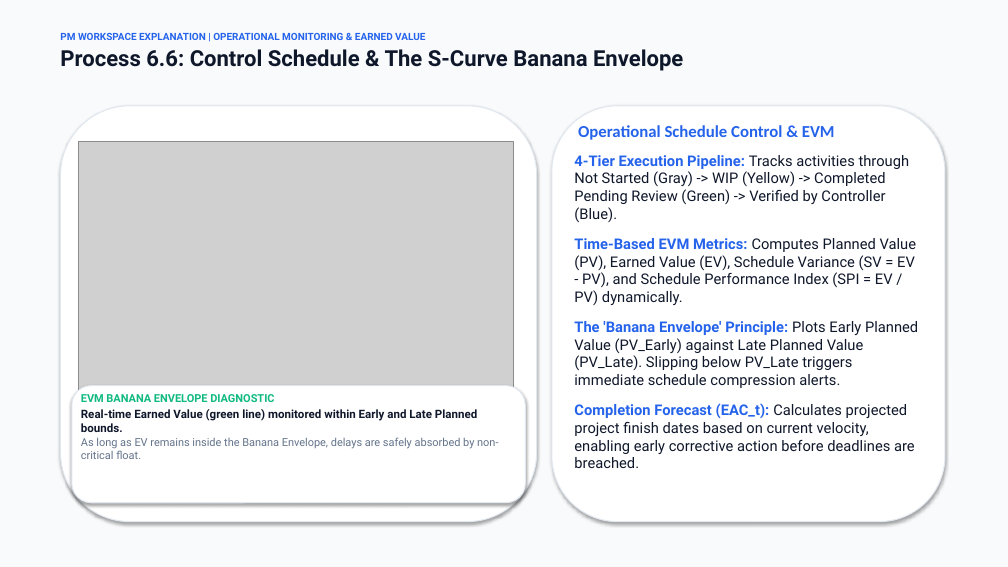
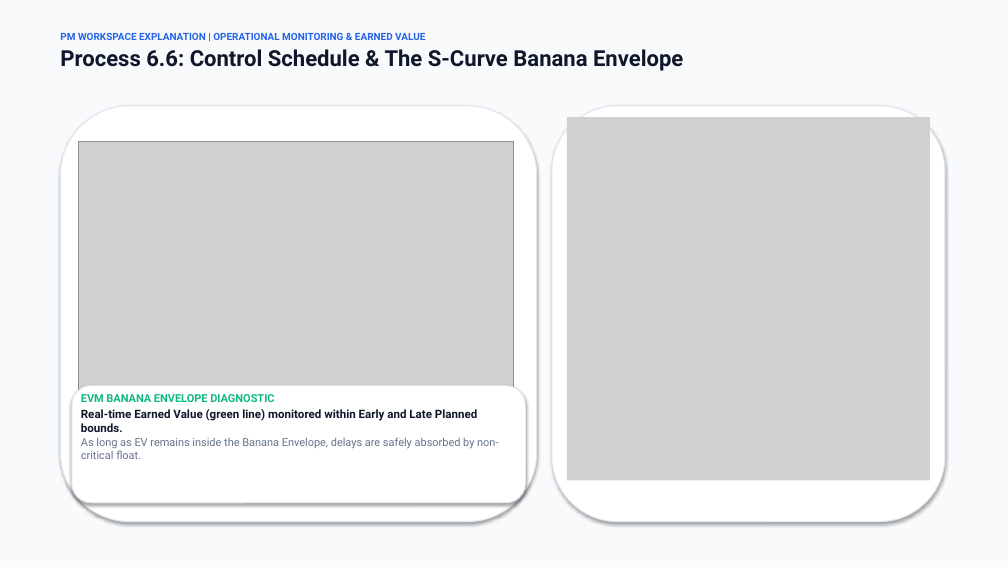
Before and after one commit to Tenshin000/SyncFlow, a slide deck: slide 16 of Presentation.pptx. Drawn at 1008x567 pixels with LibreOffice and Linux fonts; fonts in the diff are those of the drawing; grey boxes stand for pictures. Boxes give left, top, right and bottom in pixels: in the first picture for what was removed or moved away, otherwise in the second. Text is boxed around its words. In the diff, an @@ line names an element or a change of style, - is before the commit and + after.

Commit message:
True Last Commit Before Submission

```diff
--- a/Presentation.pptx
+++ b/Presentation.pptx
@@ picture added at <box>567,117,930,480</box> @@
@@ text removed at <box>574,125,918,468</box> @@
-Operational Schedule Control & EVM
-4-Tier Execution Pipeline: Tracks activities through Not Started (Gray) -> WIP (Yellow) -> Completed Pending Review (Green) -> Verified by Controller (Blue).
-Time-Based EVM Metrics: Computes Planned Value (PV), Earned Value (EV), Schedule Variance (SV = EV - PV), and Schedule Performance Index (SPI = EV / PV) dynamically.
-The 'Banana Envelope' Principle: Plots Early Planned Value (PV_Early) against Late Planned Value (PV_Late). Slipping below PV_Late triggers immediate schedule compression alerts.
-Completion Forecast (EAC_t): Calculates projected project finish dates based on current velocity, enabling early corrective action before deadlines are breached.
```
Also in this commit, not shown: 9 other slides changed, 8 other files.
